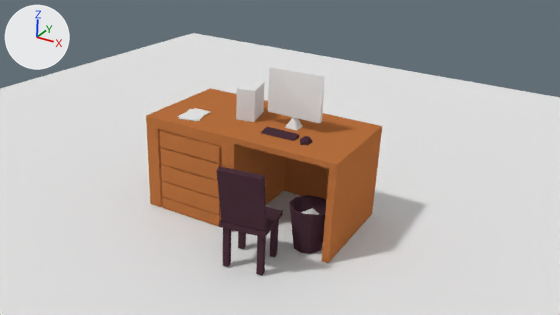
Before and after pictures for a commit that changed the Blender file assets/education.blend.
Camera for both pictures: the file's camera 'Camera'. The lights are fixed; the arrows at upper left show +X, +Y and +Z.
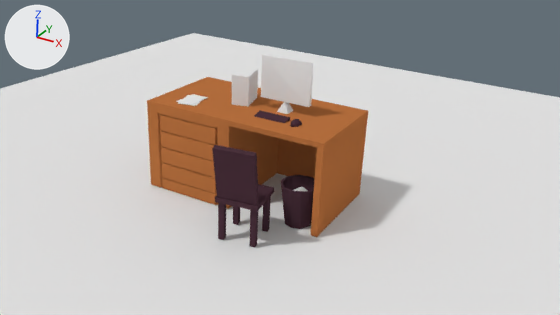
Pixel boxes (x1, y1, x2, y2) of what changed, in the pictures (560 x 315 px):
'Solid1', moved: before (146, 88, 382, 263); after (147, 77, 368, 237)
'Cube.003', moved: before (217, 166, 283, 275); after (212, 145, 274, 247)
'Cube.001', moved: before (268, 66, 324, 131); after (261, 54, 313, 114)
'Circle', moved: before (289, 195, 326, 254); after (281, 175, 315, 229)
'Cube', moved: before (236, 80, 264, 122); after (231, 67, 258, 107)
'Plane.002', moved: before (177, 108, 210, 120); after (176, 94, 208, 105)
'Plane.001', moved: before (180, 109, 203, 121); after (179, 95, 205, 106)

What the commit changed:
Object 'Cube.003' (ob_cube_003) moves from (1.481, -2.052, 0.238) to (1.167, -1.666, 0.238).
Object 'Circle' (ob_circle) moves from (1.936, -1.517, 0.009) to (1.622, -1.13, 0.009).
Object 'Plane.002' (ob_plane_002) moves from (0.409, -1.382, 1.102) to (0.095, -0.995, 1.102).
Object 'Plane.001' (ob_plane_001) moves from (0.413, -1.39, 1.096) to (0.099, -1.003, 1.096).
Object 'Cube.001' (ob_cube_001) moves from (1.479, -1.077, 0.786) to (1.165, -0.69, 0.786).
Object 'Cube' (ob_cube) moves from (0.918, -1.044, 1.268) to (0.604, -0.657, 1.268).
Object 'Solid1' (ob_solid1) moves from (0.0, -0.494, 0.012) to (-0.314, -0.107, 0.012).
